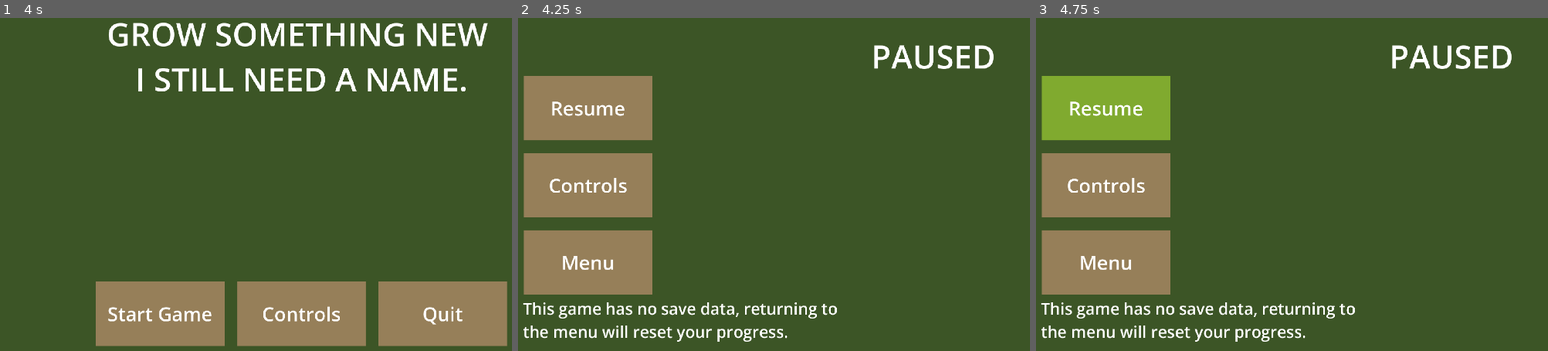
Above: before the commit, frames 1-3 (left to right).
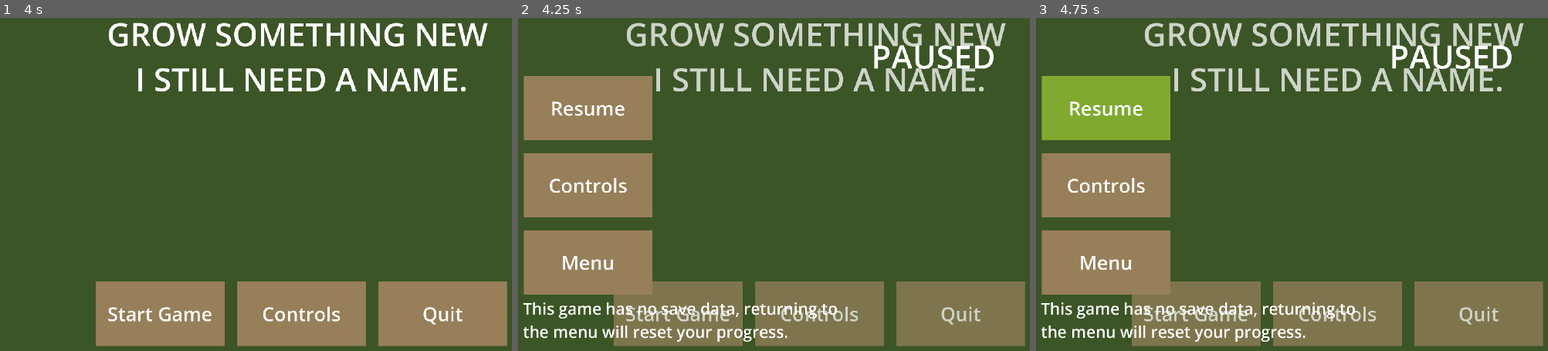
Above: after the commit, the same moments.

Repository: Robin-Bareham/GJ26-GrowSomethingNew
Game: Godot game, scene res://Scenes/woods.tscn
The game is run twice, just before and just after one commit, with the same random seed, the same clock (stepped at 60 frames per second) and the same inputs.
Inputs (mouse positions are in pixels of both pictures, inside the frame that each line leads up to):
- Up to frame 1 (4 s): tap Enter at 0.5, 2, 3.5 s; move the mouse to (435, 167) at 0.52 s; hold D (walk_right) 0.53-1.28 s; tap E (interact) at 0.6, 1.35, 2.3, 3.05, 3.6 s; tap Space at 1.25, 2.75 s; move the mouse to (179, 201) at 1.27 s; hold S (walk_down) 1.28-2.03 s; move the mouse to (363, 107) at 2.02 s; hold D (walk_right) 2.03-2.78 s; click (363, 107) at 2.1 s; move the mouse to (271, 254) at 2.77 s; hold W (walk_up) 2.78-3.53 s; tap T (test) at 2.85 s; move the mouse to (486, 237) at 3.52 s; hold A (walk_left) from 3.53 s (still down)
- Up to frame 2 (4.25 s): keep holding A (walk_left); tap Q (pause) at 4.15 s
- Up to frame 3 (4.75 s): keep holding A (walk_left); move the mouse to (1153, 134) at 4.27 s; tap E (interact) at 4.35 s

Frame 1 is identical in both runs. In frame 2, 18% of the frame differs, in the area x 18-100%, y 1-99%; in frame 3, 18%.

Commit message:
D3 Cutscene added

Diff:
--- a/Scenes/constant_ui.tscn
+++ b/Scenes/constant_ui.tscn
@@ -6,13 +6,6 @@
 
 [node name="ConstantUI" type="CanvasLayer"]
 script = ExtResource("1_uckm8")
-
-[node name="Label" type="Label" parent="."]
-visible = false
-offset_right = 40.0
-offset_bottom = 23.0
-theme_override_font_sizes/font_size = 50
-text = "100000"
 
 [node name="clock" type="TextureRect" parent="."]
 visible = false
--- a/Scenes/grove.tscn
+++ b/Scenes/grove.tscn
@@ -9,7 +9,7 @@
 [ext_resource type="PackedScene" uid="uid://cqqgdlvutgwu7" path="res://Scenes/minigame.tscn" id="6_hkomy"]
 [ext_resource type="PackedScene" uid="uid://ik2o0bqkpr7d" path="res://Prefabs/bush.tscn" id="6_ljmod"]
 [ext_resource type="PackedScene" uid="uid://d3k4r1wr4q6uh" path="res://Scenes/constant_ui.tscn" id="7_3wb70"]
-[ext_resource type="Script" uid="uid://cnu8pst5bt32g" path="res://Scenes/lighting.gd" id="7_lreth"]
+[ext_resource type="Script" uid="uid://cnu8pst5bt32g" path="res://Scripts/lighting.gd" id="7_lreth"]
 [ext_resource type="Texture2D" uid="uid://dixcgqwg7eair" path="res://Assets/Lighting/testLightShape.png" id="7_ofg1g"]
 [ext_resource type="Texture2D" uid="uid://djj7ndvs7r6l1" path="res://Assets/Lighting/spotlight.png" id="8_lreth"]
 [ext_resource type="PackedScene" uid="uid://bbwwmfpn0xp0b" path="res://Scenes/menu.tscn" id="10_w2feb"]
--- a/Scenes/pause.tscn
+++ b/Scenes/pause.tscn
@@ -12,7 +12,7 @@
 anchor_bottom = 1.0
 grow_horizontal = 2
 grow_vertical = 2
-color = Color(0.236784, 0.334107, 0.151257, 1)
+color = Color(0.235294, 0.333333, 0.152941, 0.25098)
 
 [node name="Title2" type="Label" parent="."]
 anchors_preset = 2
--- a/Scripts/all_dia.gd
+++ b/Scripts/all_dia.gd
@@ -27,7 +27,8 @@
 	["Elm",4,"I might ust lie here for a bit... and carry on later...",">","D1End03"],["",0,"",">"],["",4,"","v","D1End04"]],
 	"D2End" : [["Elm",0,"An empty search, though this caught my eye on the way back.",">"],["Elm",0,"I swear this wasn't there yesterday... is this... the hell?",">"],
 	["Elm",4,"...",">","D2End02"],["",5,"",">","SFX_Crumple"],["Elm",4,"I wish I could've searched more.",">","D2End03"],["Elm",0,"Damn new pains, maybe some rest will help...",">"],["",0,"",">"],["",4,"","v","D2End04"]],
-	"D3End" : [["Elm",0,"There's so many of those flowers.",">"],["Elm",4,"They're all budding like the ones by my head...",">","Temp_Cutscene2"],["Elm",4,"No matter how I pull it, they seem to be attached to me...",">","Temp_Cutscene1"],["Elm",4,"Considering their growth, I should probably attempt to remove them.",">","Temp_Cutscene2"],["Elm",0,"Though- *yawn* maybe later I'm exhaused again...","v"]],
+	"D3End" : [["Elm",0,"These buds are everywhere! How could so many of them appeared?",">"],["Elm",0,"I was able to pull one out of the ash, there was barely any resistance.",">"],["Elm",4,"I wonder...",">","D3End02"],["",4,"",">","D3End03"],["",4,"",">","D3End04"],
+	["",4,"",">","D3End05"],["",4,"",">","D3End06"],["Elm",4,"No use, it's like glue...",">","D3End07"],["Elm",4,"...",">","D3End08"],["Elm",0,"Who knows, it could be a good thing, from what I can tell it's helping me see?",">"],["",0,"",">"],["Elm",4,"Who knows...","v","D3End09"]],
 	"D4End" : [["Elm",0,"I don't think there's anything left for me to find. Unless I want to discover more of these petles staring at me.",">"],["Elm",4,"...",">","Temp_Cutscene2"],["Elm",4,"What can I do... I don't feel as tired anymore but I do feel off.",">","Temp_Cutscene1"],
 	["Elm",4,"...",">","Temp_Cutscene2"],["Elm",4,"...",">","Temp_Cutscene1"],["Elm", 4,"Urgh! That's no use...",">","Temp_Cutscene2"],
 	["",4,"Elm?",">","Temp_Cutscene1"],["Lavender",4,"What... what happened to you?","v","Temp_Cutscene2"]],
--- a/Scripts/constant_ui.gd
+++ b/Scripts/constant_ui.gd
@@ -1,9 +1,7 @@
 extends CanvasLayer
 
-@onready var label = $Label
 @onready var bg = $bg
 @onready var clock = $clock
-@onready var wall = $wall
 
 @onready var lighting = get_tree().current_scene.get_node("Lighting")
 
@@ -30,21 +28,7 @@
 func _process(delta):
 	match GlobalScript.current_scene:
 		"grove":
-			#If the timer is active, start day. (doesn't count down if there's dialogue
-			if(GlobalScript.timer_active && !AllDia.dia_open):
-				timer += 1 * delta
-				if(timer >= timer_end):
-					GlobalScript.day_over = true
-					GlobalScript.activate_cutscene = true
-				elif(timer >= (timer_end/3)*2):
-					clock.texture = evening_texture
-					lighting.showLight("evening")
-				elif(timer >= (timer_end/3)):
-					clock.texture = noon_texture
-					lighting.showLight("noon")
-				#Visual change of shaders???
-				second = int(timer)
-				label.text = str(second)
+			progressTime(delta)
 			#Reset and activates the timer
 			if(GlobalScript.start_timer):
 				resetTimer()
@@ -52,6 +36,22 @@
 				GlobalScript.timer_active = true
 		"woods":
 			clock.hide()
+
+func progressTime(delta):
+	if(GlobalScript.timer_active && !AllDia.dia_open):
+				timer += 1 * delta
+				if(timer >= timer_end):
+					GlobalScript.day_over = true
+					GlobalScript.activate_cutscene = true
+				elif(timer >= (timer_end/3)*2):
+					if(GlobalScript.day == 3):
+						GlobalScript.day_over = true
+						GlobalScript.activate_cutscene = true
+					clock.texture = evening_texture
+					lighting.showLight("evening")
+				elif(timer >= (timer_end/3)):
+					clock.texture = noon_texture
+					lighting.showLight("noon")
 
 ## WHEN THE PLAYER ENTERS THE GROVE
 func resetTimer():
@@ -62,24 +62,23 @@
 	lighting.showLight("day")
 	var current_list = []
 	var current_pileOpts = []
+	timer_end = GlobalScript.max_time
 	match GlobalScript.day:
 		1:
-			timer_end = GlobalScript.max_time
 			GlobalScript.current_energy = GlobalScript.max_energy
 			current_list = d1_pilePOS
 			current_pileOpts = d1_pileOpts
 		2:
-			timer_end = GlobalScript.max_time
 			GlobalScript.current_energy = GlobalScript.max_energy - 20
 			current_list = d2_pilePOS
 			current_pileOpts = d2_pileOpts
 		3:
-			timer_end = GlobalScript.max_time/2
+			timer_end = GlobalScript.max_time / 0.8
 			GlobalScript.current_energy = GlobalScript.max_energy/2
 			current_list = d3_pilePOS
 			current_pileOpts = d3_pileOpts
 		4:
-			timer_end = GlobalScript.max_time/2
+			timer_end = GlobalScript.max_time * 30
 			GlobalScript.current_energy = 10 #Can only do one search
 			current_list = d4_pilePOS
 			current_pileOpts = d4_pileOpts
@@ -102,8 +101,3 @@
 	bg.hide()
 func showBg():
 	bg.show()
-
-func hideWall():
-	wall.hide()
-func showWall():
-	wall.show()
--- a/Scripts/dialogue_box.gd
+++ b/Scripts/dialogue_box.gd
@@ -98,6 +98,7 @@
 		# NORMAL dialogue Box
 		if(!v_option_container.visible ):
 			# does this line have a v on it?
+
 			AllDia.dia_closing = false
 			if(v_next.text == "v"):
 				AllDia.dia_closing = true
--- a/Scripts/global_script.gd
+++ b/Scripts/global_script.gd
@@ -78,6 +78,8 @@
 		next_scene = ""
 
 func reset_values():
+	next_scene = "woods"
+	change_scene()
 	previousState = true
 	change_state = false
 	minigame_active = false
@@ -92,9 +94,7 @@
 	start_timer = false
 	timer_active = false
 	transition_scene = false
-	if(current_scene != "woods"):
-		next_scene = "woods"
-		change_scene()
+
 	game_end = false
 
 
--- a/Scripts/main.gd
+++ b/Scripts/main.gd
@@ -119,7 +119,7 @@
 							dia_ui.eventActivated("D2End",2,"D2End01")
 							GlobalScript.completed_events["D2End"] = true
 						3:
-							dia_ui.eventActivated("D3End",2,"Temp_Cutscene1")
+							dia_ui.eventActivated("D3End",2,"D3End01")
 							GlobalScript.completed_events["D3End"] = true
 						4:
 							dia_ui.eventActivated("D4End",2,"Temp_Cutscene1")
@@ -131,15 +131,18 @@
 				if(GlobalScript.trans_cutscene && AllDia.dia_closing):
 					GlobalScript.trans_cutscene = false
 					AllDia.dia_closing = false
-					GlobalScript.day += 1
+
 					GlobalScript.day_over = false
-					transition("woods")
 					GlobalScript.timer_active = false
 					GlobalScript.start_timer = false
 					GlobalScript.minigame_active = false
 					GlobalScript.activating_minigame = false
-					GlobalScript.first_pile = true
-					AllDia.lake_interacted = false
+					if(GlobalScript.day != 4):
+						GlobalScript.first_pile = true
+						AllDia.lake_interacted = false
+						GlobalScript.day += 1
+						transition("woods")
+
 
 func updateUI():
 	match GlobalScript.currentState:
@@ -166,13 +169,13 @@
 			pause_ui.hide()
 			control_ui.hide()
 
+### MAKE SURE THIS IS WORKING< ITS NOT WORKING ATM
 func resetGame():
 	#Make sure it's starting scene
 	GlobalScript.reset_values()
 	player.position.x = GlobalScript.p_start_px
 	player.position.y = GlobalScript.p_start_py
 	GlobalScript.activate_cutscene = true
-	$Environment/blindfold.setVisib(true)
 	var tree_list = []
 	tree_list = get_tree().get_nodes_in_group("enviro")
 	for i in tree_list.size():
@@ -196,14 +199,16 @@
 	mini_ui.hide()
 	GlobalScript.activating_minigame = false
 	GlobalScript.minigame_active = false
+	GlobalScript.current_energy -= 10
+	if(GlobalScript.current_energy <= 0):
+		GlobalScript.day_over = true
+		GlobalScript.activate_cutscene = true
+		return
 	if(GlobalScript.minigame_goal_image != ""):
 		dia_ui.boxActivated(GlobalScript.minigame_goal_image,0)
 	GlobalScript.minigame_goal_image = ""
 	#Adjust Energy
-	GlobalScript.current_energy -= 10
-	if(GlobalScript.current_energy <= 0):
-		GlobalScript.day_over = true
-		GlobalScript.activate_cutscene = true
+
 
 func transition(type: String):
 	GlobalScript.transition_scene = true
--- a/Scripts/minigame.gd
+++ b/Scripts/minigame.gd
@@ -71,8 +71,6 @@
 		#Slight distortion, no S_blur, no darkness.
 
 	iterateShaders(shader_loc)
-	print_debug("BLUR AMOUNT:")
-	print_debug(v_blur.get_instance_shader_parameter("blur_amount"))
 
 func iterateShaders(type: String):
 	v_goal.material.shader = load(type)
--- a/Scripts/object.gd
+++ b/Scripts/object.gd
@@ -12,6 +12,8 @@
 func _ready():
 	if(v_object_name == "Blindfold" && GlobalScript.items["Blindfold"]):
 		setVisib(false)
+	else:
+		setVisib(true)
 
 func getName():
 	return v_object_name
Binary file added: Assets/Cutscenes/D3End01.png
Not shown, added: Assets/Cutscenes/D3End01.png.import
Binary file added: Assets/Cutscenes/D3End02.png
Not shown, added: Assets/Cutscenes/D3End02.png.import
Binary file added: Assets/Cutscenes/D3End03.png
Not shown, added: Assets/Cutscenes/D3End03.png.import
Binary file added: Assets/Cutscenes/D3End04.png
Not shown, added: Assets/Cutscenes/D3End04.png.import
Binary file added: Assets/Cutscenes/D3End05.png
Not shown, added: Assets/Cutscenes/D3End05.png.import
Binary file added: Assets/Cutscenes/D3End06.png
Not shown, added: Assets/Cutscenes/D3End06.png.import
(and 8 more such lines)
